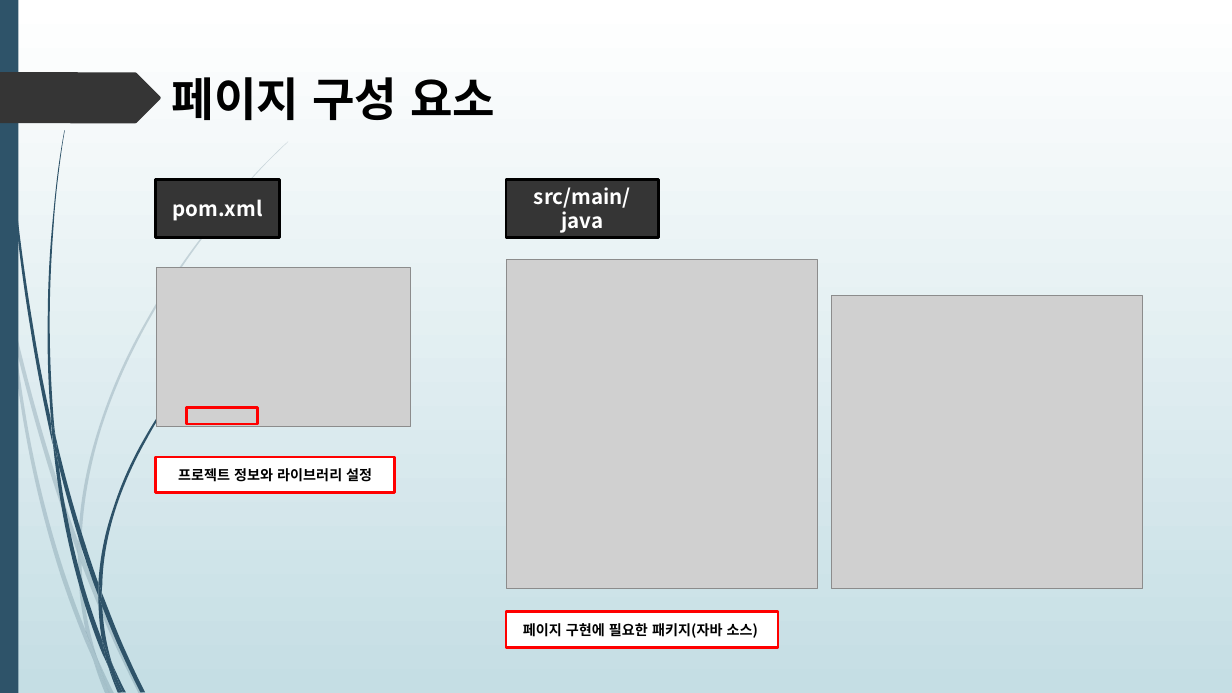
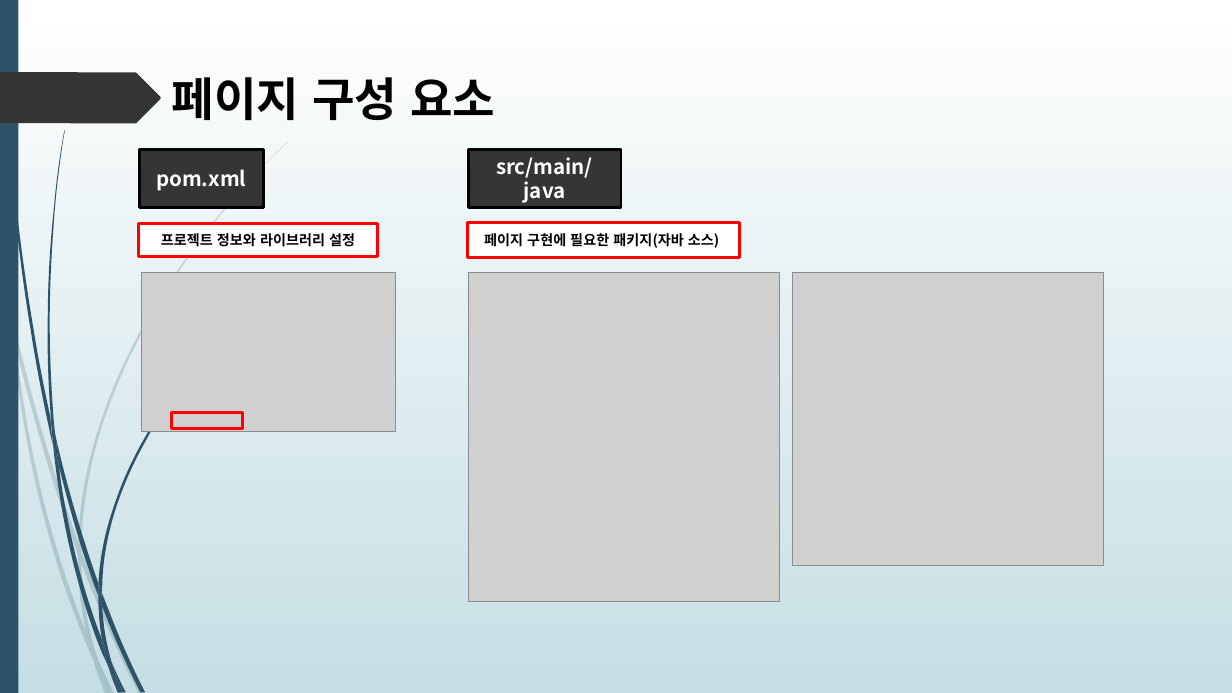
Before and after one commit to himediaai/DongOuk, a slide deck: slide 3 of 쇼핑몰.pptx. Drawn at 1232x693 pixels with LibreOffice and Linux fonts; fonts in the diff are those of the drawing; grey boxes stand for pictures. Boxes give left, top, right and bottom in pixels: in the first picture for what was removed or moved away, otherwise in the second. Text is boxed around its words. In the diff, an @@ line names an element or a change of style, - is before the commit and + after.

```diff
--- a/쇼핑몰.pptx
+++ b/쇼핑몰.pptx
@@ rectangle "pom.xml": place and size @@
-rectangle "pom.xml" at box(156, 179, 280, 238)
+rectangle "pom.xml" at box(140, 149, 263, 207)
@@ rectangle "src/main/java": place and size @@
-rectangle "src/main/java" at box(506, 179, 659, 238)
+rectangle "src/main/java" at box(469, 149, 621, 207)
@@ rectangle "프로젝트 정보와 라이브러리 설정": place and size @@
-rectangle "프로젝트 정보와 라이브러리 설정" at box(156, 457, 395, 494)
+rectangle "프로젝트 정보와 라이브러리 설정" at box(139, 224, 377, 256)
@@ rectangle "페이지 구현에 필요한 패키지(자바 소스)": place and size @@
-rectangle "페이지 구현에 필요한 패키지(자바 소스)" at box(506, 612, 778, 648)
+rectangle "페이지 구현에 필요한 패키지(자바 소스)" at box(468, 222, 739, 258)
@@ picture: place and size @@
-picture at box(156, 268, 410, 427)
+picture at box(141, 273, 396, 432)
@@ picture: place and size @@
-picture at box(506, 260, 818, 589)
+picture at box(469, 273, 780, 602)
@@ picture: place and size @@
-picture at box(831, 296, 1142, 590)
+picture at box(793, 273, 1104, 567)
@@ rectangle: place and size @@
-rectangle at box(187, 408, 258, 424)
+rectangle at box(171, 412, 242, 429)
```
Also in this commit, not shown: 5 other slides changed, 2 slides added.
